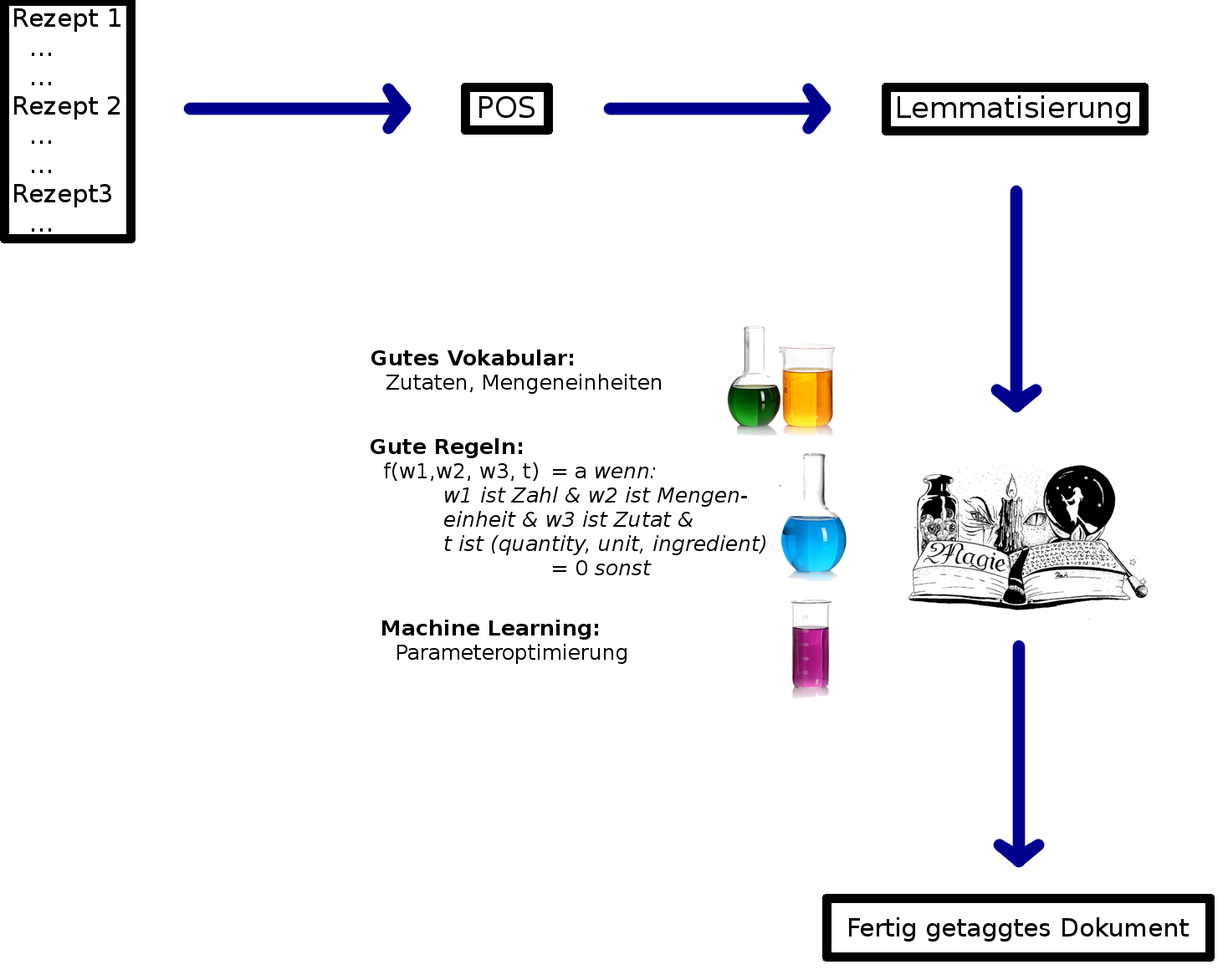
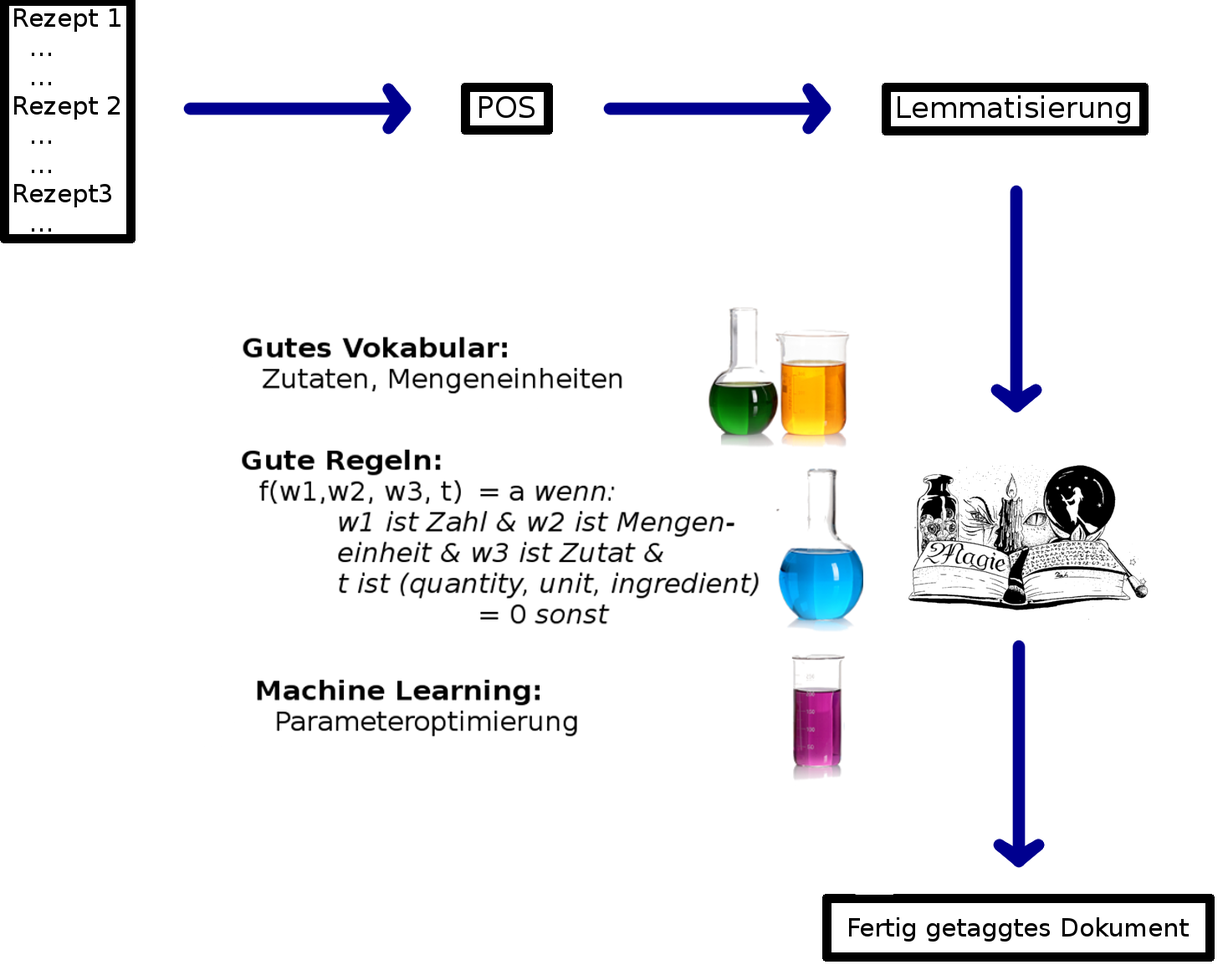
Layers edited between the first and the second 1228 x 980 image:
painted on "Bild" over [241, 306, 894, 895]
